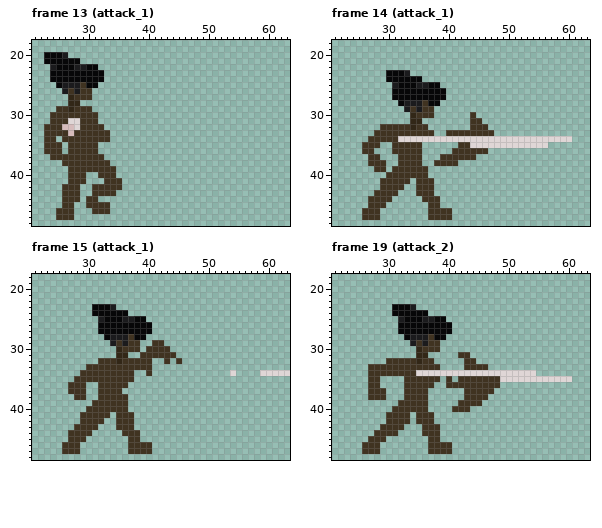
Pixel-art file: Assets/Resources/Sprites/player.aseprite. That is the earlier state.
64x64 pixels, 23 frames. Colours within 5 levels of each other are drawn and written as one. Shown: frame 13 (attack_1): x 21..63, y 18..48; frame 14 (attack_1): x 21..63, y 18..48; frame 15 (attack_1): x 21..63, y 18..48; frame 19 (attack_2): x 21..63, y 18..48. The commit also changed other frames, which this record leaves out.
And afterwards:
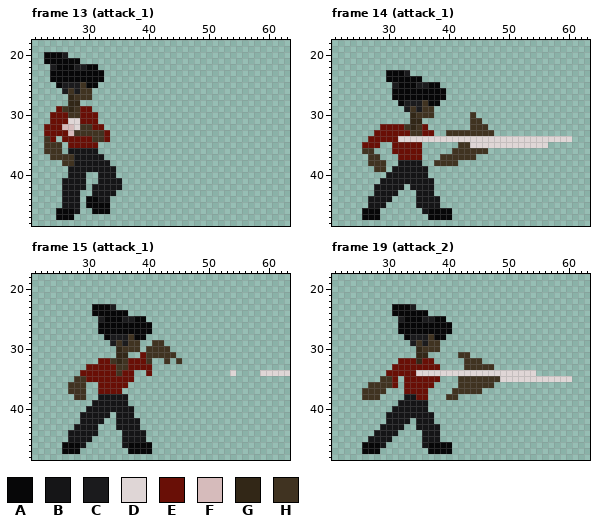
Palette (. is transparent): A #070708  B #151517  C #1b1b1d  D #dfd6d6  E #690f06  F #d6bbbb  G #322717  H #403321
What changed:
Changed rows in their new state; - is an unchanged pixel.
Frame 13 (attack_1), layer "Layer 1":
first column x 23:
29 --E---EE-----
30 -EEE--EEE----
31 -EEE--EEE----
32 EEE-----EE---
33 EEEE------E--
34 -E-EEEEE--E--
35 ----EEEEE----
36 ----BBBBB----
37 -----BBBBB---
38 -----BBBBBB--
39 ----BBBBBBBB-
40 ----BBB--BBB-
41 ---BBBB--BBBB
42 ---BBBB-BBBBB
43 ---BBB--BBBB-
44 ---BBB-AABB--
45 ---BBB-AAAA--
46 --AAAB--AAA--
47 --AAA--------
Frame 14 (attack_1), layer "Layer 1":
first column x 26:
32 ---EEEE---E----
33 --EEEEEE--EE---
34 -EEEEE---------
35 EEE--EEEEE-----
36 -----EEEEE-----
37 ------EEEE-----
38 ------BBBB-----
39 -----BBBBBB----
40 ----BBBBBBB----
41 ---BBBBBBBBB---
42 --BBBBB-BBBB---
43 --BBBB---BBB---
44 -BBBB----BBBB--
45 -BBB-----BBBB--
46 AAA-------BAAAA
47 AAA--------AAAA
Frame 15 (attack_1), layers "Layer 3", "Layer 1":
first column x 26:
31 -------------E-
32 ------EE---EEE-
33 ----EEEEE--EEEE
34 ---EEEEEE-EE--E
35 ----EEEEEEEE---
36 ------EEEEE----
37 ------EEEE-----
38 ------BBBBB----
39 -----BBBBBB----
40 ----BBBBBBBB---
41 ---BBBBB-BBB---
42 ---BBBB--BBBB--
43 --BBBB---BBBB--
44 -BBBBB----BBBB-
45 -BBBB-----BBBB-
46 AAAB------BAAAA
47 AAA--------AAAA
Frame 19 (attack_2), layers "Layer 3", "Layer 1":
first column x 26:
32 ----..EEE-EE-------H---
33 -....EEEEEEEE--------H-
34 -...EEEEE--------------
35 -..HHE-EEEEEE-.--------
36 ---HHE-EEEEE--..------.
37 H------EEEE----HH---..-
38 H--.---BBEE---HH-....--
39 ------BBBBB-----....---
40 -----BBBBBB----...-----
41 ----BBBBBBBB-----------
42 ----BBBB-BBB-----------
43 ---BBBB--BBBB----------
44 --BBBB----BBB----------
45 -BBBB-----BBB----------
46 AAAB------BAAAA--------
47 AAA--------AAAA--------
